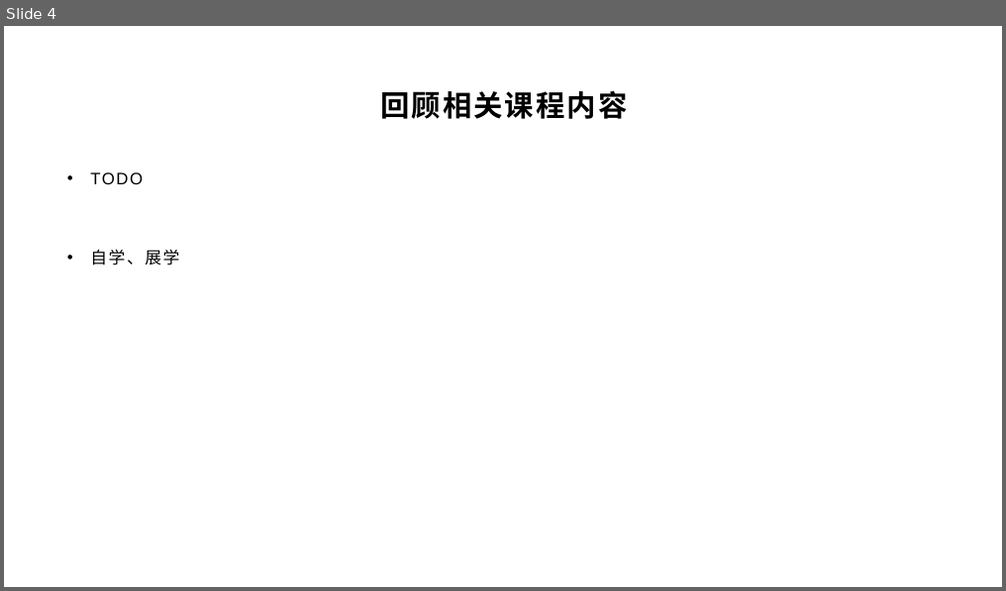
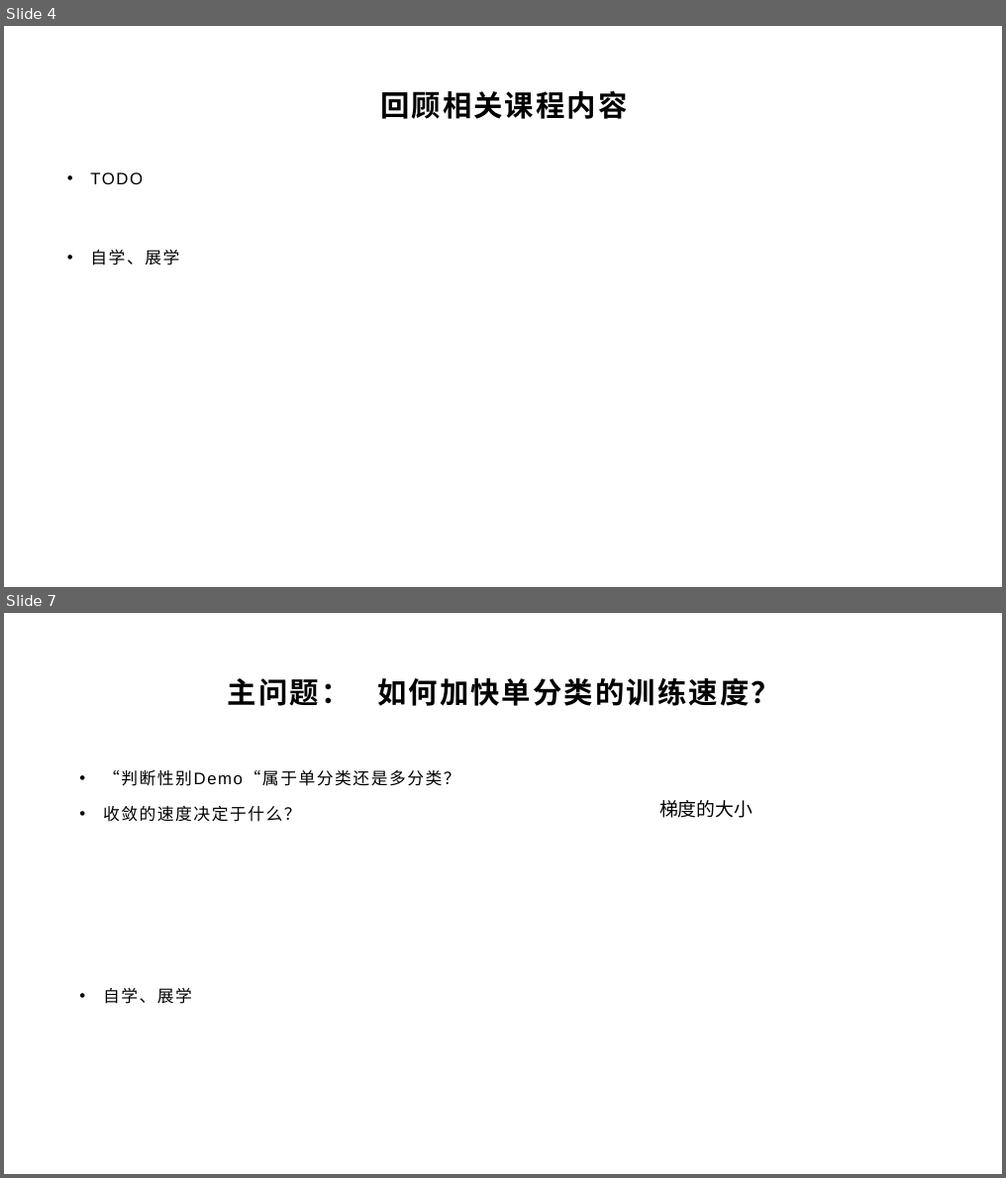
Before and after one commit to yyc-git/DeepLearningEdu, a slide deck: lessons/6_softmax/ppt/使用交叉熵损失函数和Softmax激活函数.pptx. Shown one above the other, each under a label of ours: slide 4 before the commit, slides 4 and 7 after it; the slides between them are not shown. The pictures are 1006x591 and 1006x1178 pixels, drawn with LibreOffice and Linux fonts; fonts in the diff are those of the drawing; background and template pictures are left out. Boxes give left, top, right and bottom in pixels: in the first picture for what was removed or moved away, otherwise in the second. Text is boxed around its words. In the diff, an @@ line names an element or a change of style, - is before the commit and + after.

```diff
--- a/lessons/6_softmax/ppt/使用交叉熵损失函数和Softmax激活函数.pptx
+++ b/lessons/6_softmax/ppt/使用交叉熵损失函数和Softmax激活函数.pptx
@@ slide 7 added at (4, 613, 1002, 1174), background picture (left out) @@
@@ title added at (228, 678, 780, 706), 28 pt, text #000000, bold @@
+主问题： 如何加快单分类的训练速度？
@@ text added at (103, 770, 460, 1004), 16 pt, text #000000 @@
+• “判断性别Demo“属于单分类还是多分类？
+• 收敛的速度决定于什么？
+• 自学、展学
@@ text added at (659, 800, 752, 818), 18 pt, text #000000 @@
+梯度的大小
```
Also in this commit, not shown: 12 slides changed, 8 other slides added, 11 slides removed, 1 other file.
